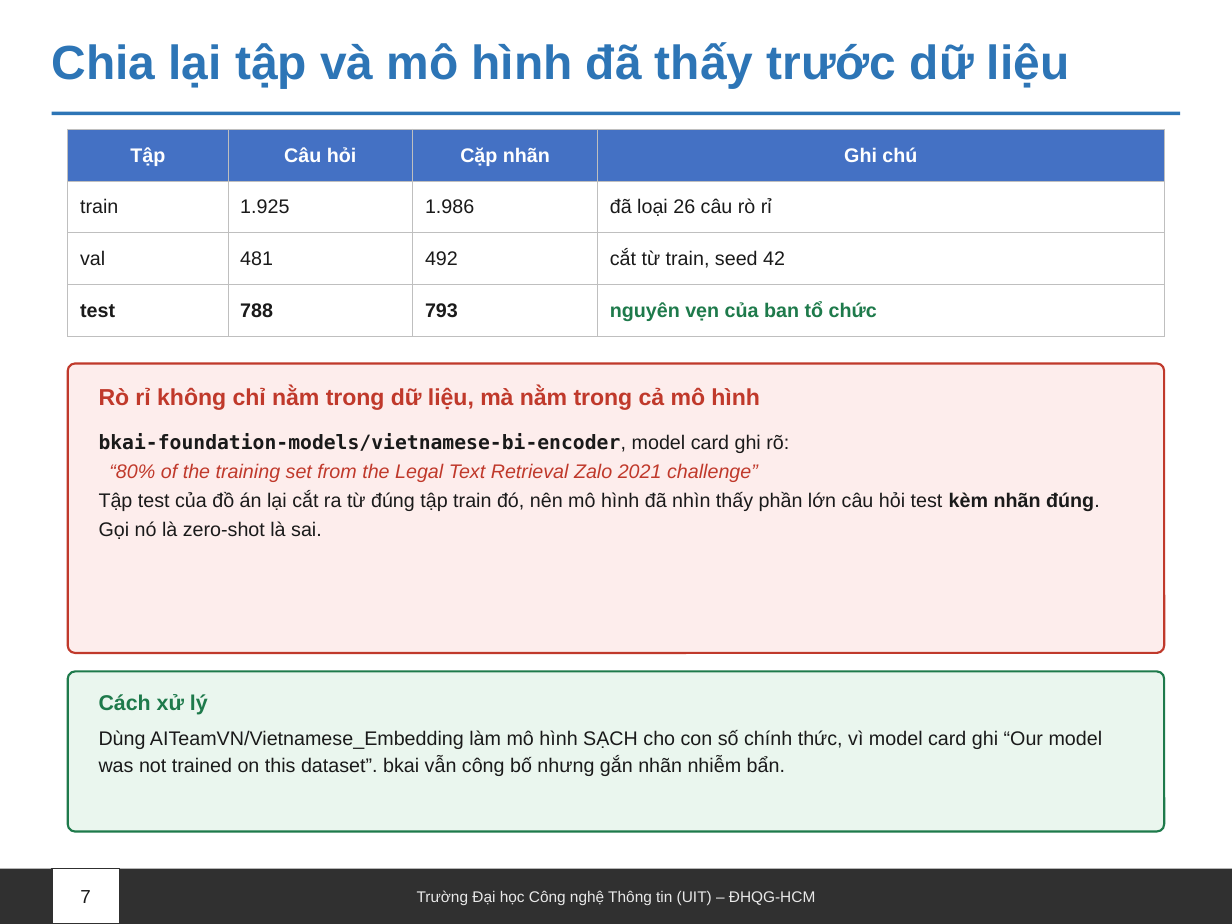
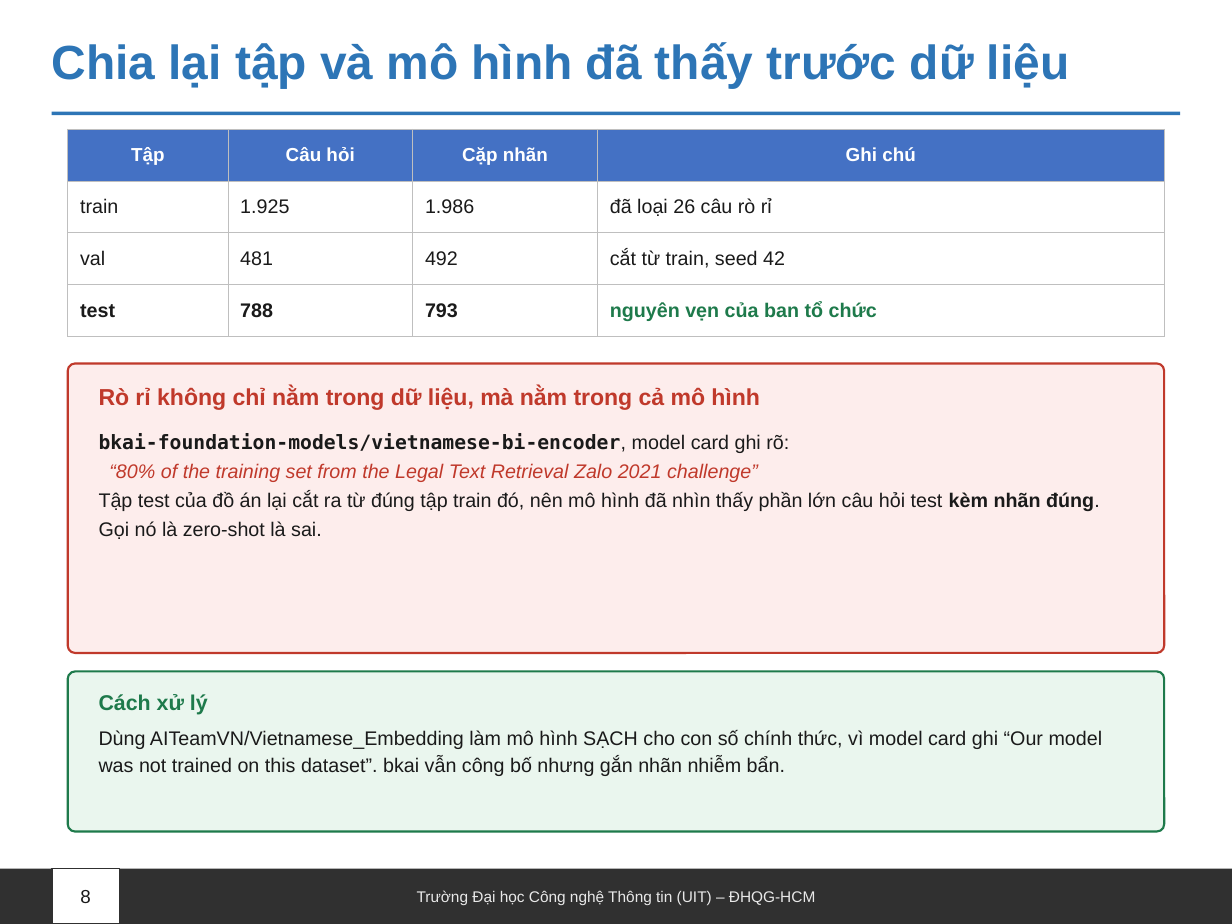
Before and after one commit to Messiac24/vietnamese-legal-retrieval-khong-dau, a slide deck: slide 8 of docs/slides/Nhom09_XLNNTN_BaoCao.pptx (slide 7 before the commit). Drawn at 1232x924 pixels with LibreOffice and Linux fonts; fonts in the diff are those of the drawing. Boxes give left, top, right and bottom in pixels: in the first picture for what was removed or moved away, otherwise in the second. Text is boxed around its words. In the diff, an @@ line names an element or a change of style, - is before the commit and + after.

```diff
--- a/docs/slides/Nhom09_XLNNTN_BaoCao.pptx
+++ b/docs/slides/Nhom09_XLNNTN_BaoCao.pptx
@@ table at (x1=68, y1=129, x2=1164, y2=325) @@
@@ size 11.5 to 11 pt in "Tập", "Câu hỏi", "Cặp nhãn", "Ghi chú" @@
@@ text at (x1=80, y1=890, x2=90, y2=903): text changed @@
-7
+8
```
Also in this commit, not shown: 11 other slides changed, 5 slides added, 1 slide removed, 5 other files.
